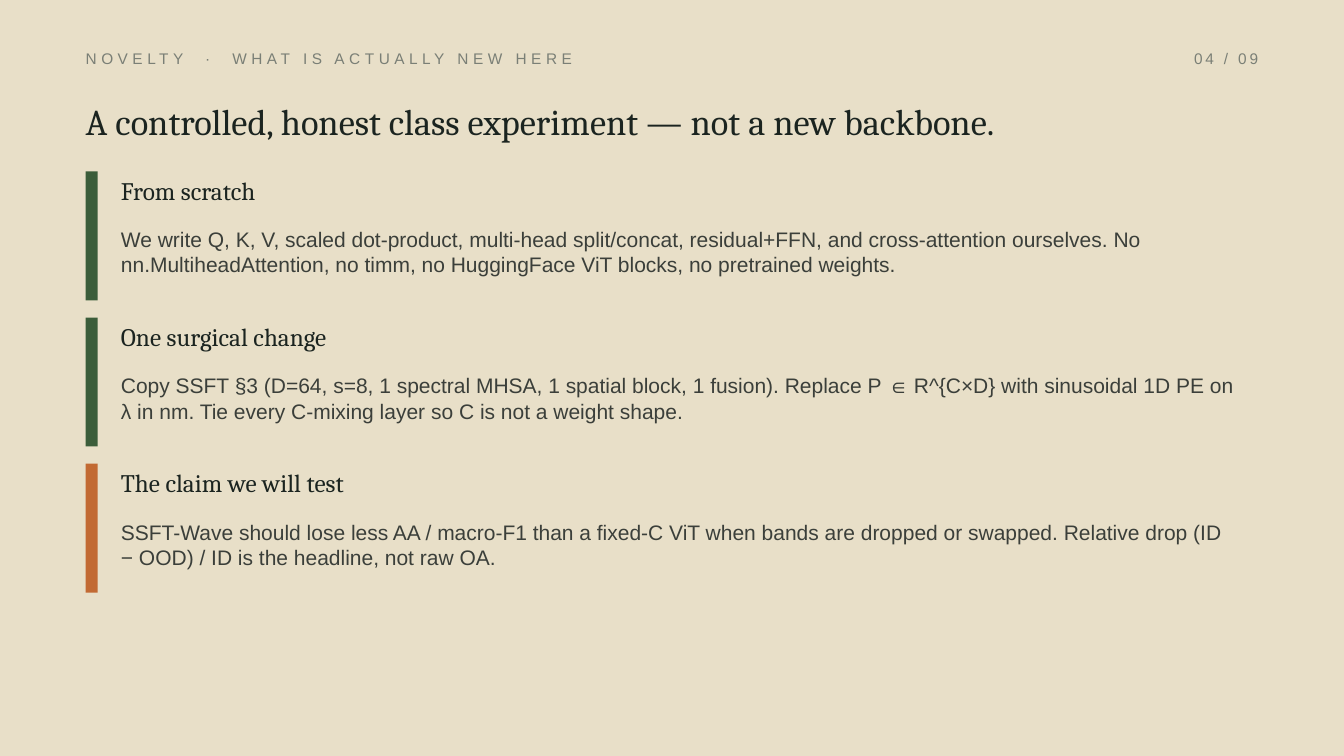
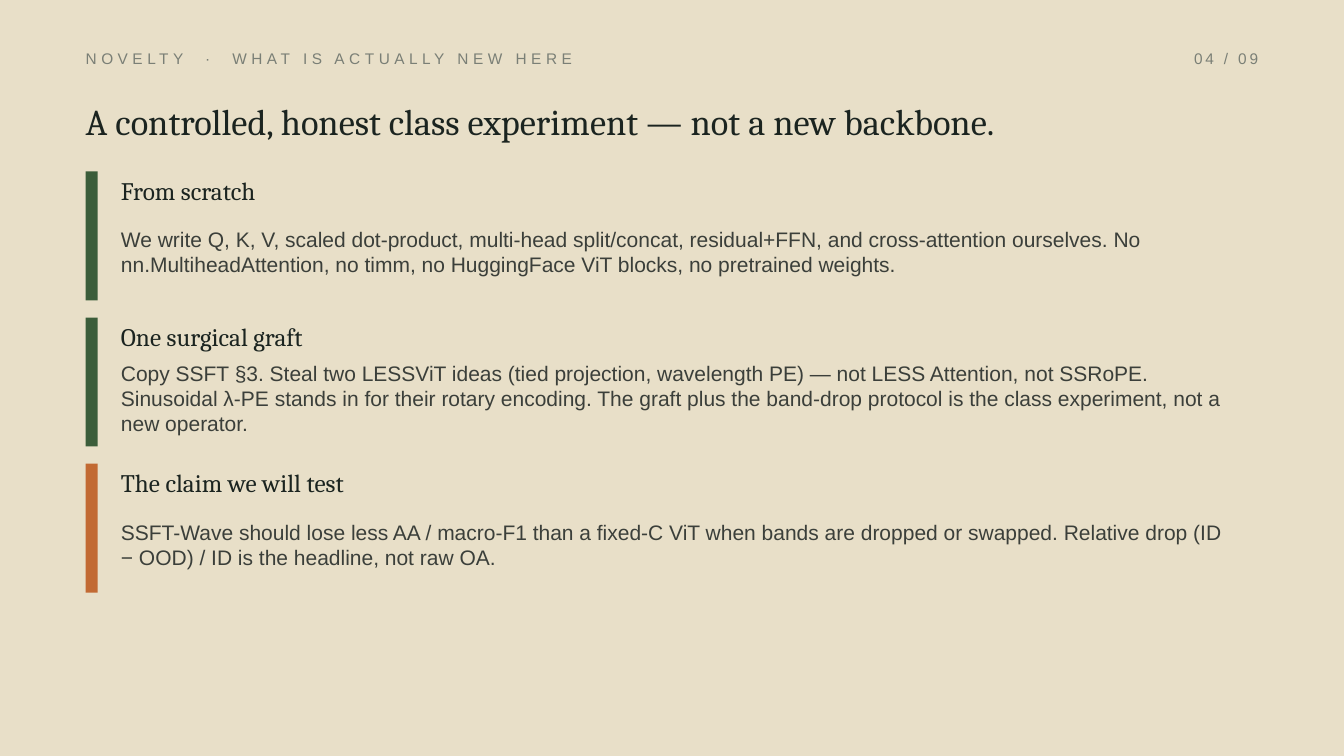
Before and after one commit to scottn66/255-final-project, a slide deck: slide 4 of docs/SSFT-Wave_class_intro.pptx. Drawn at 1344x756 pixels with LibreOffice and Linux fonts; fonts in the diff are those of the drawing. Boxes give left, top, right and bottom in pixels: in the first picture for what was removed or moved away, otherwise in the second. Text is boxed around its words. In the diff, an @@ line names an element or a change of style, - is before the commit and + after.

```diff
--- a/docs/SSFT-Wave_class_intro.pptx
+++ b/docs/SSFT-Wave_class_intro.pptx
@@ text at box(121, 328, 302, 352): text changed @@
-One surgical change
+One surgical graft
@@ text at box(121, 366, 1220, 436): text changed @@
-Copy SSFT §3 (D=64, s=8, 1 spectral MHSA, 1 spatial block, 1 fusion). Replace P ∈ R^{C×D} with sinusoidal 1D PE on λ in nm. Tie every C-mixing layer so C is not a weight shape.
+Copy SSFT §3. Steal two LESSViT ideas (tied projection, wavelength PE) — not LESS Attention, not SSRoPE. Sinusoidal λ-PE stands in for their rotary encoding. The graft plus the band-drop protocol is the class experiment, not a new operator.
```
Also in this commit, not shown: 3 other slides changed, 2 other files.
